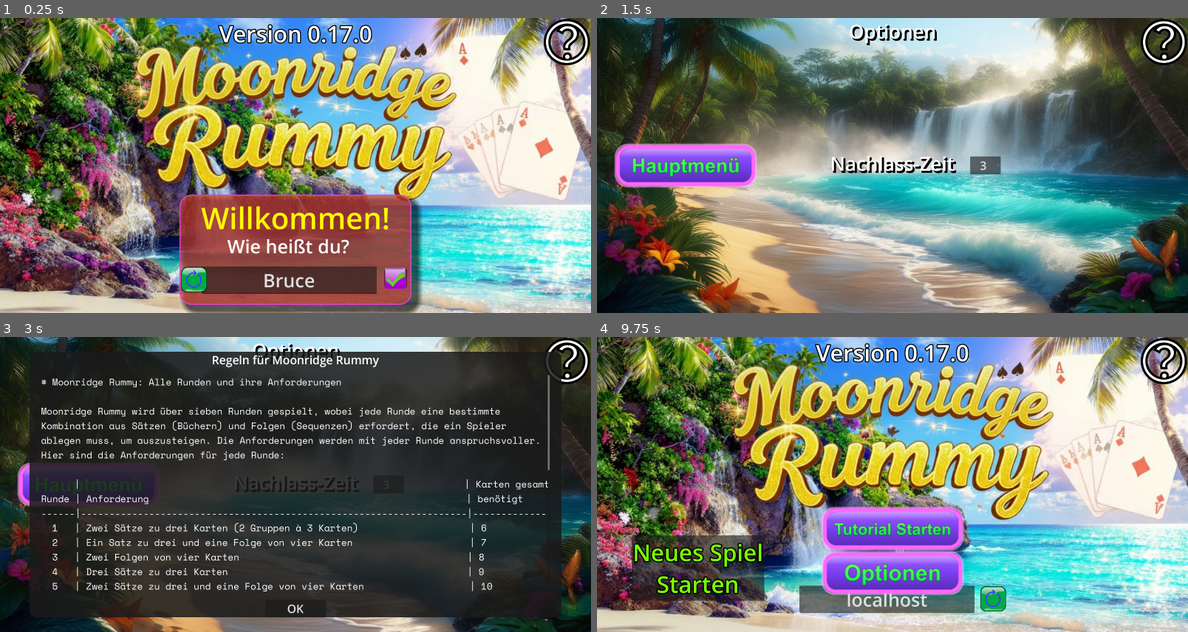
Above: before the commit, frames 1-4 (two rows, left to right).
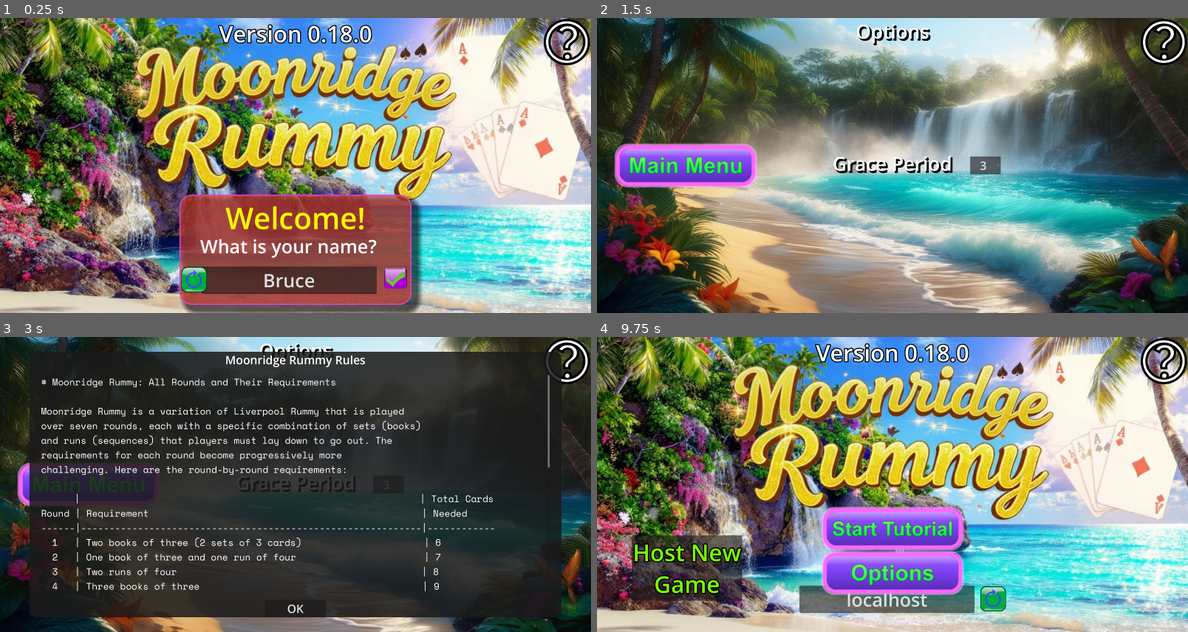
Above: after the commit, the same moments.

Repository: gmlewis/godot-liverpool-rummy
Game: Godot game, scene res://scenes/title_page_ui.tscn
Same seed, same stepped clock (60 frames per second), same inputs: the game is played once before the commit and once after it.
Inputs (mouse positions are in pixels of both pictures, inside the frame that each line leads up to):
- Up to frame 1 (0.25 s): no input
- Up to frame 2 (1.5 s): click (992, 277) at 0.5 s; click (892, 254) at 1.25 s
- Up to frame 3 (3 s): click "3" at 2 s; click (567, 360) at 2.75 s
- Up to frame 4 (9.75 s): click "OK" at 3.5 s; click "3" at 4.25 s; click (1164, 360) at 5 s; click "OK" at 5.75 s; click "3" at 6.5 s; click (1164, 360) at 7.25 s; click "OK" at 8 s; click (685, 484) at 8.75 s; click (992, 596) at 9.5 s

The runs differ from the first frame. In frame 1, 2.1% of the frame differs, in the area x 33-66%, y 2-82%; in frame 2, 2.0%; in frame 3, 7.9%, in the area x 5-93%, y 2-87%; in frame 4, 3.5%.

Commit message:
Add language overrides per rounds scenes
Signed-off-by: Glenn Lewis <6598971+gmlewis@users.noreply.github.com>

Diff:
--- a/global.gd
+++ b/global.gd
@@ -72,7 +72,7 @@
 
 @onready var playing_cards_control: Control = $"/root/RootNode/PlayingCardsControl" if has_node("/root/RootNode/PlayingCardsControl") else null
 
-const VERSION = '0.17.0'
+const VERSION = '0.18.0'
 const GAME_PORT = 7000
 var current_game_port: int = GAME_PORT
 const DISCOVERY_PORT = 8910
@@ -87,7 +87,7 @@
 const MELD_AREA_2_RIGHT_PERCENT = 0.666 * MELD_AREA_RIGHT_PERCENT # 33.3% across the screen
 
 # This game can be compiled in different languages (currently, only 'en' or 'de').
-const LANGUAGE = 'de' # 'en', 'fr', 'de', 'jp', etc.
+const LANGUAGE = 'en' # 'en', 'fr', 'de', 'jp', etc.
 
 func _ready():
 	_initialize_from_command_line_args()
--- a/players/player.gd
+++ b/players/player.gd
@@ -515,11 +515,14 @@
 	Global.emit_meld_areas_states()
 
 func _update_meld_area_label(meld_area_label: Label, count: int) -> void:
-	if meld_area_label.text.begins_with('Book '):
-		meld_area_label.text = meld_area_label.text.substr(0, 6) + ' (%d)' % count
-		return
-	# It must be a run
-	meld_area_label.text = meld_area_label.text.substr(0, 5) + ' (%d)' % count
+	# Get the index of the first '(' character
+	var paren_index = meld_area_label.text.find('(')
+	if paren_index == -1:
+		# No existing count, just append
+		meld_area_label.text += ' (%d)' % count
+	else:
+		# Replace existing count
+		meld_area_label.text = meld_area_label.text.substr(0, paren_index).strip_edges() + ' (%d)' % count
 
 ################################################################################
 ## Player hand evaluation functions
--- /dev/null
+++ b/rounds/final_scores_language.gd
@@ -0,0 +1,11 @@
+extends Control
+
+func _ready() -> void:
+	match Global.LANGUAGE:
+		'de':
+			$RoundLabel.text = 'Spiel vorbei! – Endstand'
+		_:
+			pass
+
+func _exit_tree() -> void:
+	pass
--- a/rounds/options.tscn
+++ b/rounds/options.tscn
@@ -1,5 +1,6 @@
-[gd_scene load_steps=2 format=3 uid="uid://c3apl7x3mtso4"]
+[gd_scene load_steps=3 format=3 uid="uid://c3apl7x3mtso4"]
 
+[ext_resource type="Script" uid="uid://cqh25qhdc4fvd" path="res://rounds/options_language.gd" id="1_e3u66"]
 [ext_resource type="Texture2D" uid="uid://dtl2i04u3vlb2" path="res://backgrounds/b7e41b98-fdf8-440f-a74d-3f99ba48f594.jpeg" id="1_nemcv"]
 
 [node name="Options" type="Control"]
@@ -9,6 +10,7 @@
 anchor_bottom = 1.0
 grow_horizontal = 2
 grow_vertical = 2
+script = ExtResource("1_e3u66")
 
 [node name="Background" type="TextureRect" parent="."]
 z_index = -10
--- /dev/null
+++ b/rounds/options_language.gd
@@ -0,0 +1,13 @@
+extends Control
+
+func _ready() -> void:
+	Global.dbg('Options: ENTER')
+	match Global.LANGUAGE:
+		'de':
+			$RoundLabel.text = 'Optionen'
+			$GracePeriodLabel.text = 'Nachlass-Zeit'
+		_:
+			pass
+
+func _exit_tree() -> void:
+	Global.dbg('Options: LEAVE')
--- a/rounds/round_1.tscn
+++ b/rounds/round_1.tscn
@@ -1,5 +1,6 @@
-[gd_scene load_steps=5 format=3 uid="uid://dd0vu47oxmnsf"]
+[gd_scene load_steps=6 format=3 uid="uid://dd0vu47oxmnsf"]
 
+[ext_resource type="Script" uid="uid://wqh3cj7t20i6" path="res://rounds/round_1_language.gd" id="1_dq8vi"]
 [ext_resource type="Texture2D" uid="uid://fhwna4tyu5om" path="res://backgrounds/dc70a2a7-4b6d-405d-8335-fb80d6e62311.jpeg" id="1_xf23r"]
 [ext_resource type="Shader" uid="uid://dj1sits4mc06j" path="res://shaders/fuzzyrect.gdshader" id="2_1ihhj"]
 [ext_resource type="Script" uid="uid://ds0jj8r0p5g5j" path="res://scripts/shader-switcher.gd" id="3_u3pxr"]
@@ -16,6 +17,7 @@
 anchor_bottom = 1.0
 grow_horizontal = 2
 grow_vertical = 2
+script = ExtResource("1_dq8vi")
 
 [node name="Background" type="TextureRect" parent="."]
 z_index = -10
--- /dev/null
+++ b/rounds/round_1_language.gd
@@ -0,0 +1,13 @@
+extends Control
+
+func _ready() -> void:
+	match Global.LANGUAGE:
+		'de':
+			$RoundLabel.text = 'Runde 1: Zwei Drillinge (6 Karten)'
+			$MeldArea/Book1/Book1Label.text = 'Drilling 1'
+			$MeldArea/Book2/Book2Label.text = 'Drilling 2'
+		_:
+			pass
+
+func _exit_tree() -> void:
+	pass
--- a/rounds/round_2.tscn
+++ b/rounds/round_2.tscn
@@ -1,5 +1,6 @@
-[gd_scene load_steps=5 format=3 uid="uid://cvjeg10x130y7"]
+[gd_scene load_steps=6 format=3 uid="uid://cvjeg10x130y7"]
 
+[ext_resource type="Script" uid="uid://c2wosbxy4xjfs" path="res://rounds/round_2_language.gd" id="1_qi4oo"]
 [ext_resource type="Texture2D" uid="uid://bhukr10h5ft24" path="res://backgrounds/e0cc8d27-9473-44d5-a169-b0302c68afb9.jpeg" id="2_kwbd2"]
 [ext_resource type="Shader" uid="uid://dj1sits4mc06j" path="res://shaders/fuzzyrect.gdshader" id="2_wa6hx"]
 [ext_resource type="Script" uid="uid://ds0jj8r0p5g5j" path="res://scripts/shader-switcher.gd" id="3_wa6hx"]
@@ -16,6 +17,7 @@
 anchor_bottom = 1.0
 grow_horizontal = 2
 grow_vertical = 2
+script = ExtResource("1_qi4oo")
 
 [node name="Background" type="TextureRect" parent="."]
 z_index = -10
--- /dev/null
+++ b/rounds/round_2_language.gd
@@ -0,0 +1,13 @@
+extends Control
+
+func _ready() -> void:
+	match Global.LANGUAGE:
+		'de':
+			$RoundLabel.text = 'Runde 2: Ein Drilling (3) und eine Straße (4)'
+			$MeldArea/Book1/Book1Label.text = 'Drilling 1'
+			$MeldArea/Run1/Run1Label.text = 'Straße 1'
+		_:
+			pass
+
+func _exit_tree() -> void:
+	pass
--- a/rounds/round_3.tscn
+++ b/rounds/round_3.tscn
@@ -1,5 +1,6 @@
-[gd_scene load_steps=5 format=3 uid="uid://n7ytejdevrjs"]
+[gd_scene load_steps=6 format=3 uid="uid://n7ytejdevrjs"]
 
+[ext_resource type="Script" uid="uid://bw5twhlrjjirm" path="res://rounds/round_3_language.gd" id="1_3o2ko"]
 [ext_resource type="Texture2D" uid="uid://db21pkf7eh2cu" path="res://backgrounds/4ac7144d-81d6-4d4e-a085-25068cede138.jpeg" id="2_53f7n"]
 [ext_resource type="Shader" uid="uid://dj1sits4mc06j" path="res://shaders/fuzzyrect.gdshader" id="2_dbigv"]
 [ext_resource type="Script" uid="uid://ds0jj8r0p5g5j" path="res://scripts/shader-switcher.gd" id="3_dbigv"]
@@ -16,6 +17,7 @@
 anchor_bottom = 1.0
 grow_horizontal = 2
 grow_vertical = 2
+script = ExtResource("1_3o2ko")
 
 [node name="Background" type="TextureRect" parent="."]
 z_index = -10
--- /dev/null
+++ b/rounds/round_3_language.gd
@@ -0,0 +1,13 @@
+extends Control
+
+func _ready() -> void:
+	match Global.LANGUAGE:
+		'de':
+			$RoundLabel.text = 'Runde 3: Zwei Vierer-Straßen (8 Karten)'
+			$MeldArea/Run1/Run1Label.text = 'Straße 1'
+			$MeldArea/Run2/Run2Label.text = 'Straße 2'
+		_:
+			pass
+
+func _exit_tree() -> void:
+	pass
--- a/rounds/round_4.tscn
+++ b/rounds/round_4.tscn
@@ -1,5 +1,6 @@
-[gd_scene load_steps=5 format=3 uid="uid://b2lonlathwlqu"]
+[gd_scene load_steps=6 format=3 uid="uid://b2lonlathwlqu"]
 
+[ext_resource type="Script" uid="uid://rp7v5d5x1d4k" path="res://rounds/round_4_language.gd" id="1_7p2fw"]
 [ext_resource type="Texture2D" uid="uid://duxpow11vwp7r" path="res://backgrounds/8a7b314a-af9e-444d-9b98-9d6fff563723.jpeg" id="2_7re2p"]
 [ext_resource type="Shader" uid="uid://dj1sits4mc06j" path="res://shaders/fuzzyrect.gdshader" id="2_ea00w"]
 [ext_resource type="Script" uid="uid://ds0jj8r0p5g5j" path="res://scripts/shader-switcher.gd" id="3_ea00w"]
@@ -16,6 +17,7 @@
 anchor_bottom = 1.0
 grow_horizontal = 2
 grow_vertical = 2
+script = ExtResource("1_7p2fw")
 
 [node name="Background" type="TextureRect" parent="."]
 z_index = -10
--- /dev/null
+++ b/rounds/round_4_language.gd
@@ -0,0 +1,14 @@
+extends Control
+
+func _ready() -> void:
+	match Global.LANGUAGE:
+		'de':
+			$RoundLabel.text = 'Runde 4: Drei Drillinge (9 Karten)'
+			$MeldArea/Book1/Book1Label.text = 'Drilling 1'
+			$MeldArea/Book2/Book2Label.text = 'Drilling 2'
+			$MeldArea/Book3/Book3Label.text = 'Drilling 3'
+		_:
+			pass
+
+func _exit_tree() -> void:
+	pass
--- a/rounds/round_5.tscn
+++ b/rounds/round_5.tscn
@@ -1,5 +1,6 @@
-[gd_scene load_steps=5 format=3 uid="uid://cbr0hcxvpnf7s"]
+[gd_scene load_steps=6 format=3 uid="uid://cbr0hcxvpnf7s"]
 
+[ext_resource type="Script" uid="uid://0d4fab0jt4i3" path="res://rounds/round_5_language.gd" id="1_pjvp0"]
 [ext_resource type="Texture2D" uid="uid://b8yxxmslg7d0k" path="res://backgrounds/8ad502c5-356c-446a-acde-6bf0992a8395.jpeg" id="2_5vvnh"]
 [ext_resource type="Shader" uid="uid://dj1sits4mc06j" path="res://shaders/fuzzyrect.gdshader" id="2_ex4mx"]
 [ext_resource type="Script" uid="uid://ds0jj8r0p5g5j" path="res://scripts/shader-switcher.gd" id="3_ex4mx"]
@@ -16,6 +17,7 @@
 anchor_bottom = 1.0
 grow_horizontal = 2
 grow_vertical = 2
+script = ExtResource("1_pjvp0")
 
 [node name="Background" type="TextureRect" parent="."]
 z_index = -10
--- /dev/null
+++ b/rounds/round_5_language.gd
@@ -0,0 +1,14 @@
+extends Control
+
+func _ready() -> void:
+	match Global.LANGUAGE:
+		'de':
+			$RoundLabel.text = 'Runde 5: Zwei Drillinge (je 3) und eine Straße (4)'
+			$MeldArea/Book1/Book1Label.text = 'Drilling 1'
+			$MeldArea/Book2/Book2Label.text = 'Drilling 2'
+			$MeldArea/Run1/Run1Label.text = 'Straße 1'
+		_:
+			pass
+
+func _exit_tree() -> void:
+	pass
--- a/rounds/round_6.tscn
+++ b/rounds/round_6.tscn
@@ -1,5 +1,6 @@
-[gd_scene load_steps=5 format=3 uid="uid://d4f0lutipg6lf"]
+[gd_scene load_steps=6 format=3 uid="uid://d4f0lutipg6lf"]
 
+[ext_resource type="Script" uid="uid://eqa5mo3lc6ig" path="res://rounds/round_6_language.gd" id="1_j6040"]
 [ext_resource type="Shader" uid="uid://dj1sits4mc06j" path="res://shaders/fuzzyrect.gdshader" id="2_63lgo"]
 [ext_resource type="Texture2D" uid="uid://dmt4r3uxxnsxc" path="res://backgrounds/29de694b-143c-491d-9e07-13a47e7185eb.jpeg" id="2_w81d1"]
 [ext_resource type="Script" uid="uid://ds0jj8r0p5g5j" path="res://scripts/shader-switcher.gd" id="3_63lgo"]
@@ -16,6 +17,7 @@
 anchor_bottom = 1.0
 grow_horizontal = 2
 grow_vertical = 2
+script = ExtResource("1_j6040")
 
 [node name="Background" type="TextureRect" parent="."]
 z_index = -10
--- /dev/null
+++ b/rounds/round_6_language.gd
@@ -0,0 +1,14 @@
+extends Control
+
+func _ready() -> void:
+	match Global.LANGUAGE:
+		'de':
+			$RoundLabel.text = 'Runde 6: Ein Drilling (3) und zwei Straßen (je 4)'
+			$MeldArea/Book1/Book1Label.text = 'Drilling 1'
+			$MeldArea/Run1/Run1Label.text = 'Straße 1'
+			$MeldArea/Run2/Run2Label.text = 'Straße 2'
+		_:
+			pass
+
+func _exit_tree() -> void:
+	pass
--- a/rounds/round_7.tscn
+++ b/rounds/round_7.tscn
@@ -1,5 +1,6 @@
-[gd_scene load_steps=5 format=3 uid="uid://kyg3e8do065o"]
+[gd_scene load_steps=6 format=3 uid="uid://kyg3e8do065o"]
 
+[ext_resource type="Script" uid="uid://cltfjfdoax53l" path="res://rounds/round_7_language.gd" id="1_l4um6"]
 [ext_resource type="Texture2D" uid="uid://b7o6im2i7l4x" path="res://backgrounds/61a0cdc6-6489-4f92-99fe-0890b4e1722f.jpeg" id="2_8op2o"]
 [ext_resource type="Shader" uid="uid://dj1sits4mc06j" path="res://shaders/fuzzyrect.gdshader" id="2_kytrq"]
 [ext_resource type="Script" uid="uid://ds0jj8r0p5g5j" path="res://scripts/shader-switcher.gd" id="3_kytrq"]
@@ -16,6 +17,7 @@
 anchor_bottom = 1.0
 grow_horizontal = 2
 grow_vertical = 2
+script = ExtResource("1_l4um6")
 
 [node name="Background" type="TextureRect" parent="."]
 z_index = -10
--- /dev/null
+++ b/rounds/round_7_language.gd
@@ -0,0 +1,14 @@
+extends Control
+
+func _ready() -> void:
+	match Global.LANGUAGE:
+		'de':
+			$RoundLabel.text = 'Runde 7: Drei Vierer-Straßen (kein Abwurf)'
+			$MeldArea/Run1/Run1Label.text = 'Straße 1'
+			$MeldArea/Run2/Run2Label.text = 'Straße 2'
+			$MeldArea/Run3/Run3Label.text = 'Straße 3'
+		_:
+			pass
+
+func _exit_tree() -> void:
+	pass
--- a/state_machine/12-options_state.gd
+++ b/state_machine/12-options_state.gd
@@ -1,8 +1,6 @@
 extends GameState
 
 @onready var state_advance_button: TextureButton = $'../../HUDLayer/Control/StateAdvanceButton'
-
-const OPTIONS_ROUND_LABEL_PATH = '/root/RootNode/RoundNode/Options/RoundLabel'
 
 func enter(_params: Dictionary):
 	Global.dbg("ENTER OptionsState")
@@ -25,13 +23,6 @@
 	match Global.LANGUAGE:
 		'de':
 			texture_path = "res://svgs/main-menu-german.svg"
-			await get_tree().process_frame # Wait a frame to ensure nodes are ready
-			var round_label: Label = get_node_or_null(OPTIONS_ROUND_LABEL_PATH)
-			if round_label:
-				round_label.text = 'Optionen'
-			var grace_period_label: Label = get_node_or_null('/root/RootNode/RoundNode/Options/GracePeriodLabel')
-			if grace_period_label:
-				grace_period_label.text = 'Nachlass-Zeit'
 		_:
 			texture_path = "res://svgs/main-menu-english.svg"
 
Not shown, changed: export_presets.cfg
Not shown, added: rounds/final_scores_language.gd.uid
Not shown, added: rounds/options_language.gd.uid
Not shown, added: rounds/round_1_language.gd.uid
Not shown, added: rounds/round_2_language.gd.uid
Not shown, added: rounds/round_3_language.gd.uid
Not shown, added: rounds/round_4_language.gd.uid
Not shown, added: rounds/round_5_language.gd.uid
Not shown, added: rounds/round_6_language.gd.uid
Not shown, added: rounds/round_7_language.gd.uid
